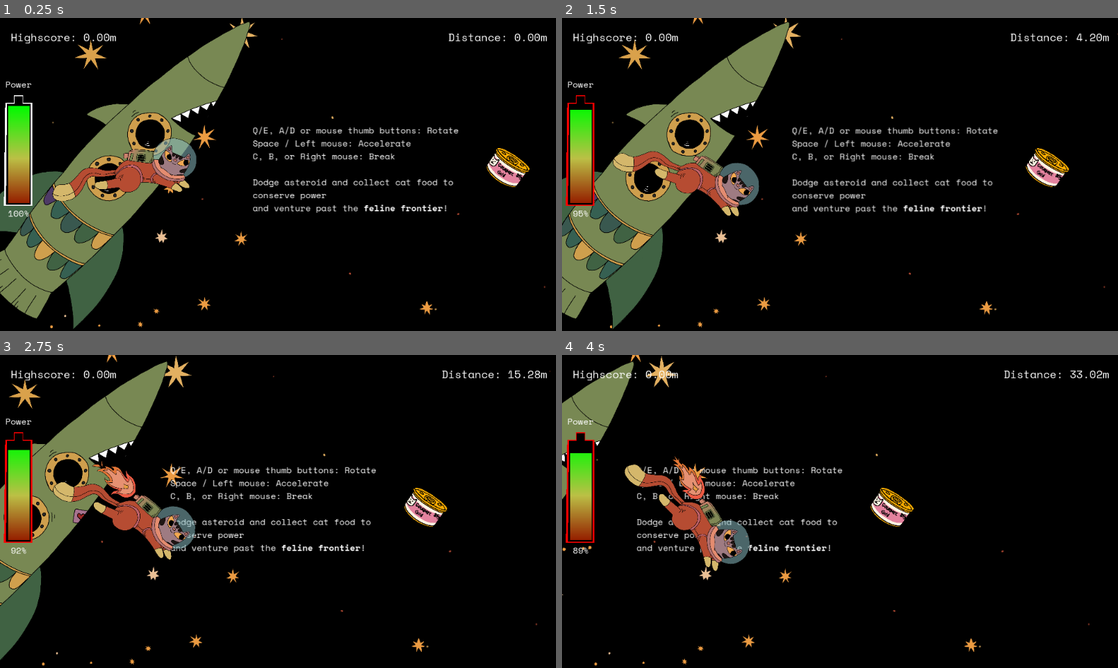
Above: before the commit, frames 1-4 (two rows, left to right).
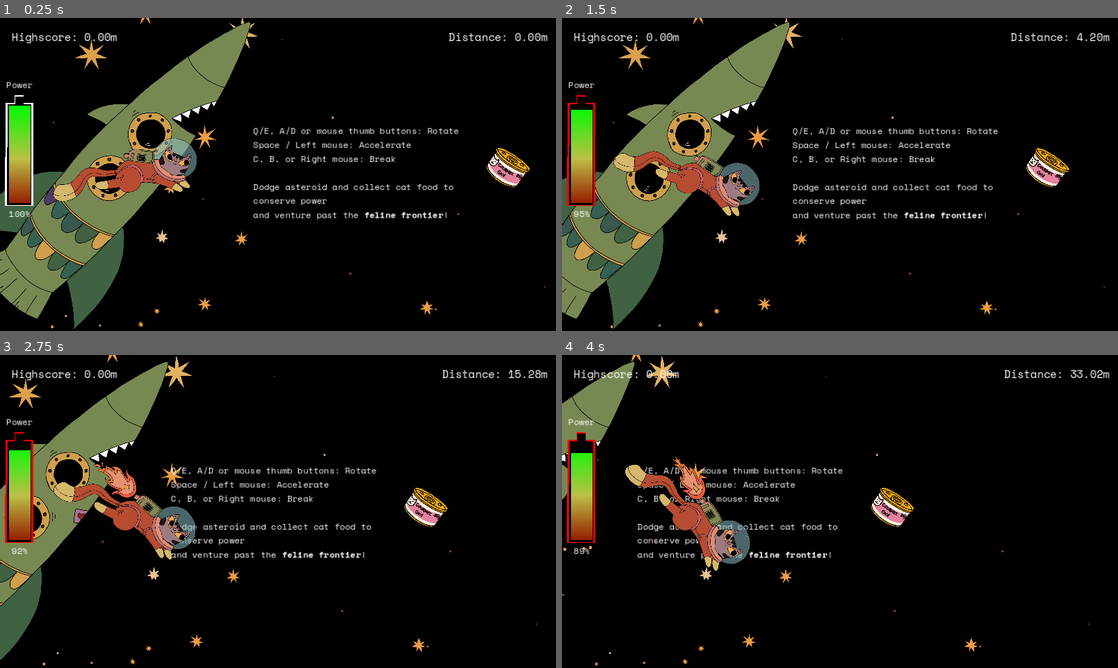
Above: after the commit, the same moments.

Repository: bene-labs/Feline-Frontier
Game: Godot game, scene res://scenes/game.tscn
The game is run twice, just before and just after one commit, with the same random seed, the same clock (stepped at 60 frames per second) and the same inputs.
Inputs (mouse positions are in pixels of both pictures, inside the frame that each line leads up to):
- Up to frame 1 (0.25 s): no input
- Up to frame 2 (1.5 s): tap Enter at 0.5 s; move the mouse to (962, 158) at 0.52 s; hold E (roate_right) 0.53-1.28 s; hold Space (boost) 0.53-1.28 s; move the mouse to (728, 190) at 1.27 s; hold Q (rotate_left) from 1.28 s (still down); right-click (728, 190) at 1.35 s
- Up to frame 3 (2.75 s): move the mouse to (333, 442) at 2.02 s; release Q (rotate_left) at 2.03 s; hold E (roate_right) from 2.03 s (still down); hold Space (boost) from 2.03 s (still down)
- Up to frame 4 (4 s): move the mouse to (812, 574) at 2.77 s; release Space (boost) at 2.78 s; right-click (812, 574) at 2.85 s; move the mouse to (1006, 558) at 3.52 s; release E (roate_right) at 3.53 s; hold Q (rotate_left) from 3.53 s (still down); hold Space (boost) from 3.53 s (still down)

The runs differ from the first frame. In frame 1, 6.1% of the frame differs, in the area x 0-99%, y 0-100%; in frame 2, 6.1%; in frame 3, 5.5%; in frame 4, 4.5%.

Commit message:
fix HttpsRequest, fix window scale mode

Diff:
--- a/project.godot
+++ b/project.godot
@@ -23,7 +23,7 @@
 
 window/size/viewport_width=1031
 window/size/viewport_height=580
-window/stretch/mode="viewport"
+window/stretch/mode="canvas_items"
 
 [input]
 
@@ -39,7 +39,7 @@
 "events": [Object(InputEventKey,"resource_local_to_scene":false,"resource_name":"","device":-1,"window_id":0,"alt_press …(192 unchanged characters)…
 , Object(InputEventMouseButton,"resource_local_to_scene":false,"resource_name":"","device":-1,"window_id":0,"alt_presse …(244 unchanged characters)…
 , Object(InputEventKey,"resource_local_to_scene":false,"resource_name":"","device":-1,"window_id":0,"alt_pressed":false …(182 unchanged characters)…
-, Object(InputEventJoypadMotion,"resource_local_to_scene":false,"resource_name":"","device":-1,"axis":0,"axis_value":-1.0,"script":null)
+, Object(InputEventJoypadButton,"resource_local_to_scene":false,"resource_name":"","device":-1,"button_index":13,"pressure":0.0,"pressed":false,"script":null)
 ]
 }
 roate_right={
@@ -48,6 +48,7 @@
 , Object(InputEventMouseButton,"resource_local_to_scene":false,"resource_name":"","device":-1,"window_id":0,"alt_presse …(244 unchanged characters)…
 , Object(InputEventKey,"resource_local_to_scene":false,"resource_name":"","device":-1,"window_id":0,"alt_pressed":false …(183 unchanged characters)…
 , Object(InputEventJoypadMotion,"resource_local_to_scene":false,"resource_name":"","device":-1,"axis":0,"axis_value":1.0,"script":null)
+, Object(InputEventJoypadButton,"resource_local_to_scene":false,"resource_name":"","device":-1,"button_index":14,"pressure":0.0,"pressed":false,"script":null)
 ]
 }
 break={
--- a/scenes/game.tscn
+++ b/scenes/game.tscn
@@ -87,8 +87,8 @@
 [node name="Instructions" type="RichTextLabel" parent="."]
 offset_left = 393.0
 offset_top = 206.0
-offset_right = 835.0
-offset_bottom = 376.0
+offset_right = 827.0
+offset_bottom = 513.0
 theme_override_fonts/normal_font = ExtResource("6_erv7o")
 theme_override_fonts/mono_font = ExtResource("6_erv7o")
 theme_override_fonts/italics_font = ExtResource("7_wbnie")
@@ -179,6 +179,7 @@
 unique_name_in_owner = true
 
 [node name="ObstacleSpawner" type="Node2D" parent="."]
+rotation = 0.0226953
 script = ExtResource("8_up5wp")
 
 [node name="NewAreaTrigger" type="Area2D" parent="ObstacleSpawner"]
--- a/scenes/game_ui.tscn
+++ b/scenes/game_ui.tscn
@@ -141,8 +141,10 @@
 vertical_alignment = 1
 
 [node name="GetHighscoresReqest" type="HTTPRequest" parent="."]
+accept_gzip = false
 
 [node name="PostHighscoresRequest" type="HTTPRequest" parent="GetHighscoresReqest"]
+accept_gzip = false
 
 [connection signal="timeout" from="EnergyBar/OutlineFlashTimer" to="EnergyBar" method="_on_outline_flash_timer_timeout"]
 [connection signal="button_down" from="GameOverScreen/RetryButton" to="." method="_on_retry_button_button_down"]
--- a/scripts/game_ui.gd
+++ b/scripts/game_ui.gd
@@ -38,7 +38,7 @@
 	if response_code != 200:
 		push_error("Unable to fetch highscores!")
 		return
-	var data = JSON.parse_string(body.get_string_from_ascii())
+	var data = JSON.parse_string(body.get_string_from_utf8())
 	var scores : Array = str_to_var(data["fields"]["entries"]["stringValue"])
 	var score_count = scores.size()
 	var score_placement := 0
@@ -57,6 +57,7 @@
 			 int(float(score_placement) / float(score_count) * 100.0)]
 	$GameOverScreen/ScoreResultLabel.show()
 	data["fields"]["entries"]["stringValue"] = JSON.stringify(scores)
+	print(JSON.stringify(data))
 	$GetHighscoresReqest/PostHighscoresRequest.request("https://firestore.googleapis.com/v1/projects/gunkey-6a1db/databases/(default)/documents/feline_frontier/highscores", \
 		[], HTTPClient.METHOD_PATCH, JSON.stringify(data))
 
Not shown, changed: export_presets.cfg
